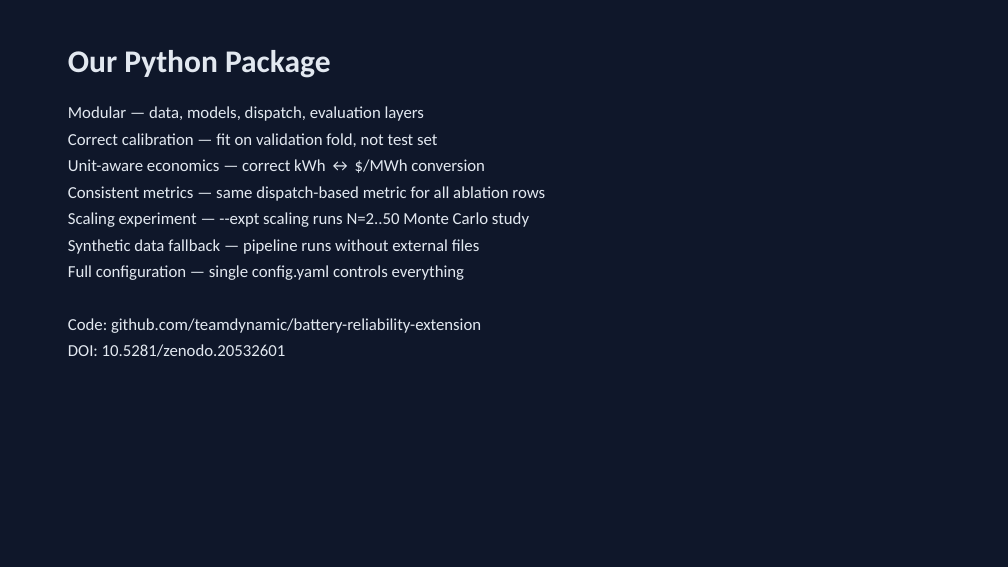
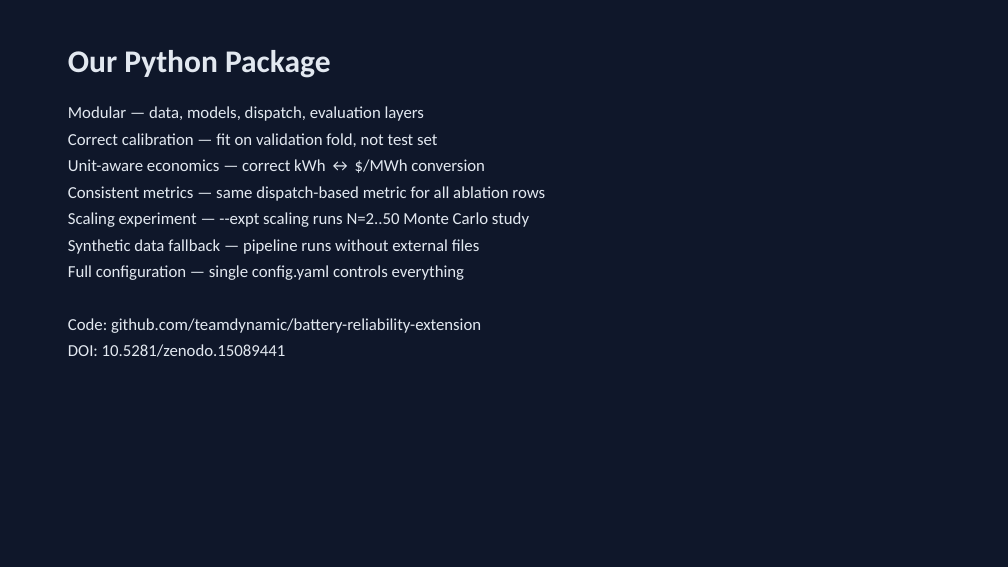
Before and after one commit to touhidsiddiqueeraj-bit/An-Open-Python-Framework-for-Battery-Operational-Reliability-Estimation, a slide deck: slide 10 of paper/presentation.pptx. Drawn at 1008x567 pixels with LibreOffice and Linux fonts; fonts in the diff are those of the drawing. Boxes give left, top, right and bottom in pixels: in the first picture for what was removed or moved away, otherwise in the second. Text is boxed around its words. In the diff, an @@ line names an element or a change of style, - is before the commit and + after.

Commit message:
Update Zenodo DOI to 10.5281/zenodo.15089441

```diff
--- a/paper/presentation.pptx
+++ b/paper/presentation.pptx
@@ text at (68, 344, 286, 357): text changed @@
-DOI: 10.5281/zenodo.20532601
+DOI: 10.5281/zenodo.15089441
```
Also in this commit, not shown: 13 other files.
